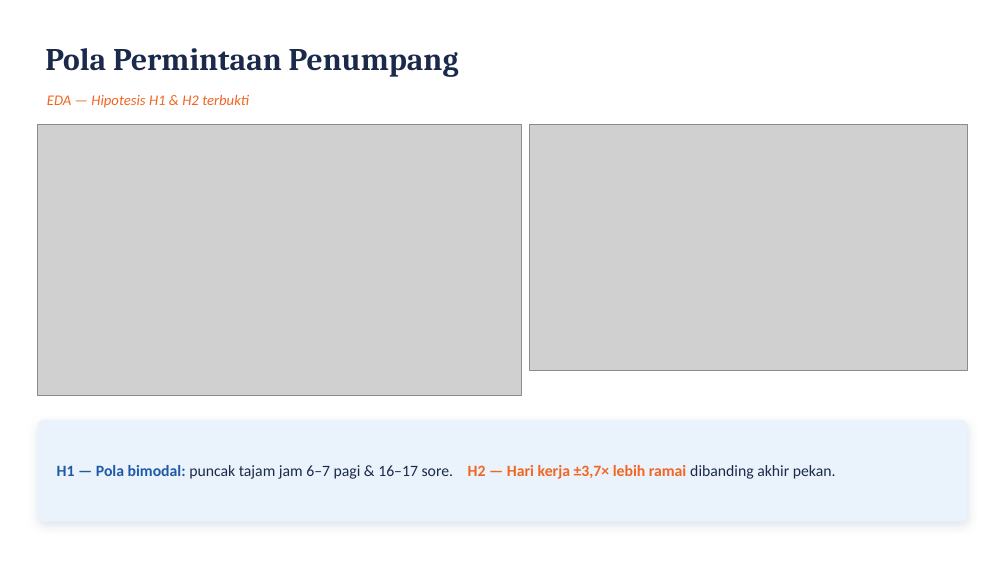
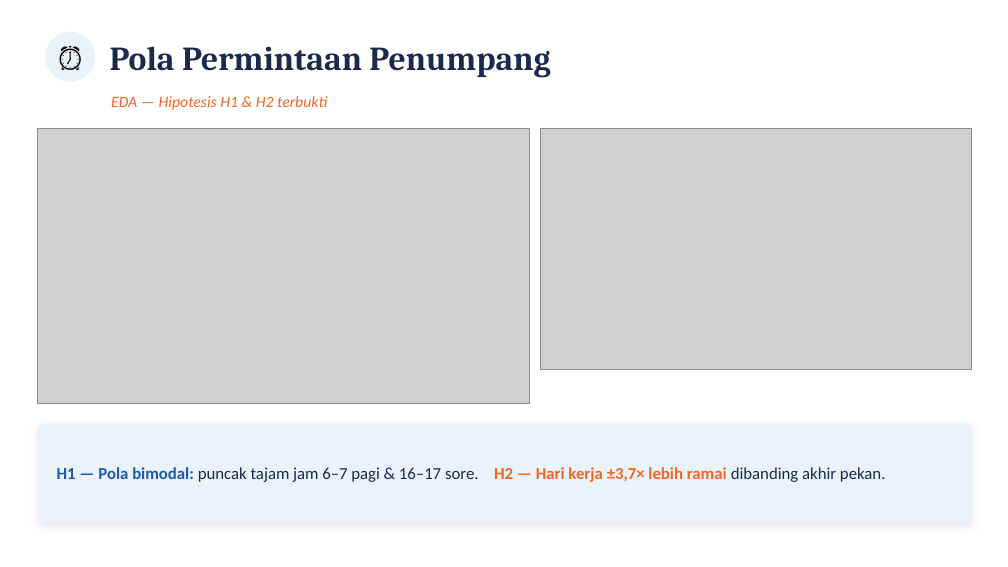
Before and after one commit to zonakerja/bnsp-dss-jul-26, a slide deck: slide 5 of ppt/TransJakarta_Demand_Prediction_BNSP.pptx. Drawn at 1008x567 pixels with LibreOffice and Linux fonts; fonts in the diff are those of the drawing; grey boxes stand for pictures. Boxes give left, top, right and bottom in pixels: in the first picture for what was removed or moved away, otherwise in the second. Text is boxed around its words. In the diff, an @@ line names an element or a change of style, - is before the commit and + after.

```diff
--- a/ppt/TransJakarta_Demand_Prediction_BNSP.pptx
+++ b/ppt/TransJakarta_Demand_Prediction_BNSP.pptx
@@ ellipse added at [45, 32, 95, 82], fill #EAF2FB @@
@@ text added at [45, 32, 95, 82], 26 pt, text #000000 @@
+⏰
@@ text "Pola Permintaan Penumpang": place and size @@
-text "Pola Permintaan Penumpang" at [45, 48, 459, 77]
+text "Pola Permintaan Penumpang" at [110, 46, 550, 78]
@@ text "Pola Permintaan Penumpang" at [110, 46, 550, 78]: size 30 to 32 pt @@
@@ text "EDA — Hipotesis H1 & ...": place and size @@
-text "EDA — Hipotesis H1 & ..." at [47, 94, 249, 108]
+text "EDA — Hipotesis H1 & ..." at [111, 96, 327, 110]
@@ text "EDA — Hipotesis H1 & ..." at [111, 96, 327, 110]: size 14 to 15 pt @@
@@ picture: place and size @@
-picture at [38, 125, 522, 395]
+picture at [38, 129, 529, 404]
@@ picture: place and size @@
-picture at [529, 125, 968, 371]
+picture at [541, 129, 972, 370]
@@ rounded rectangle: place and size @@
-rounded rectangle at [38, 420, 968, 522]
+rounded rectangle at [38, 423, 972, 522]
@@ rounded rectangle at [38, 423, 972, 522]: proportions changed @@
@@ text "H1 — Pola bimodal: puncak ..." at [57, 467, 886, 482]: size 15 to 16 pt @@
```
Also in this commit, not shown: 15 other slides changed, 1 slide added, 3 other files.
